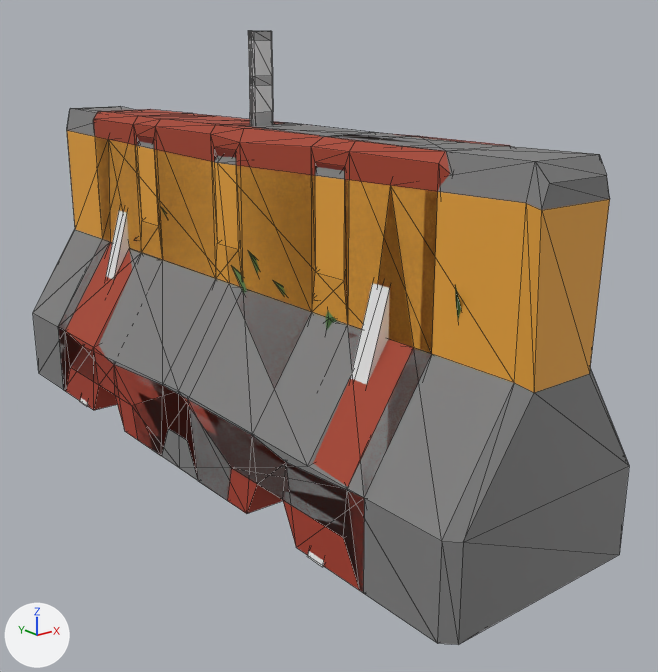
Two versions of the glTF model sets/dividers/gltf-exports/dividers.glb, one commit apart.
The view is the same before and after, from a 50 mm lens placed at (-1.57, -2.29, 1.23), pointed at (0.09, -0.21, 0.4). The lights are fixed; the arrows at lower left show +X, +Y and +Z. Mesh edges are drawn as thin lines. Vertices at the same position are counted once.

Names of what the first picture shows: 'barricade', 'bollard', 'jersey-barrier-concrete', 'jersey-barrier-plastic', 'planter-box'.
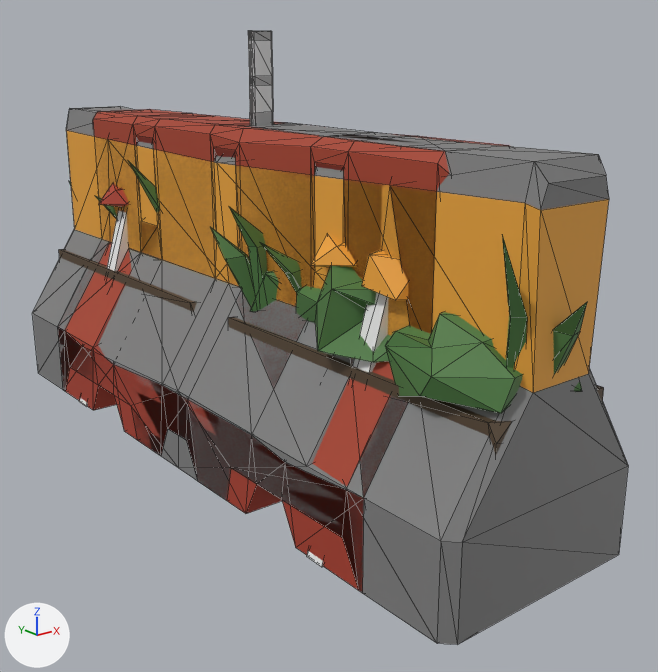
Location of each change, (x1, y1, x2, y2) in pixels of the pictures (658 x 672 px):
'jersey-barrier-concrete', moved
    before: (33, 106, 629, 645)
    after: (32, 106, 628, 644)
'jersey-barrier-plastic', moved
    before: (58, 109, 510, 592)
    after: (58, 109, 509, 592)
'planter-box', mesh rescaled, moved
    before: (134, 207, 461, 330)
    after: (59, 161, 604, 455)

What the commit changed:
me_planter_box has 511 vertices, 808 faces and spans x -0.16..0.2, y -1.02..0.94, z 0.0..0.74.
me_planter_box is used by ob_planter_box; location (0.001, -0.001, 0.0).
me_planter_box part 1: the whole mesh is scaled about the mesh origin by (1.5, 1.2, 1.2).
Object 'planter-box' (ob_planter_box) moves from (0.001, -0.001, 0.0) to (0.0, 0.0, 0.0).
Object 'jersey-barrier-concrete' (ob_jersey_barrier_concrete) moves from (0.001, -0.001, 0.0) to (0.0, 0.0, 0.0).
Object 'jersey-barrier-plastic' (ob_jersey_barrier_plastic) moves from (0.001, -0.001, 0.0) to (0.0, 0.0, 0.0).
